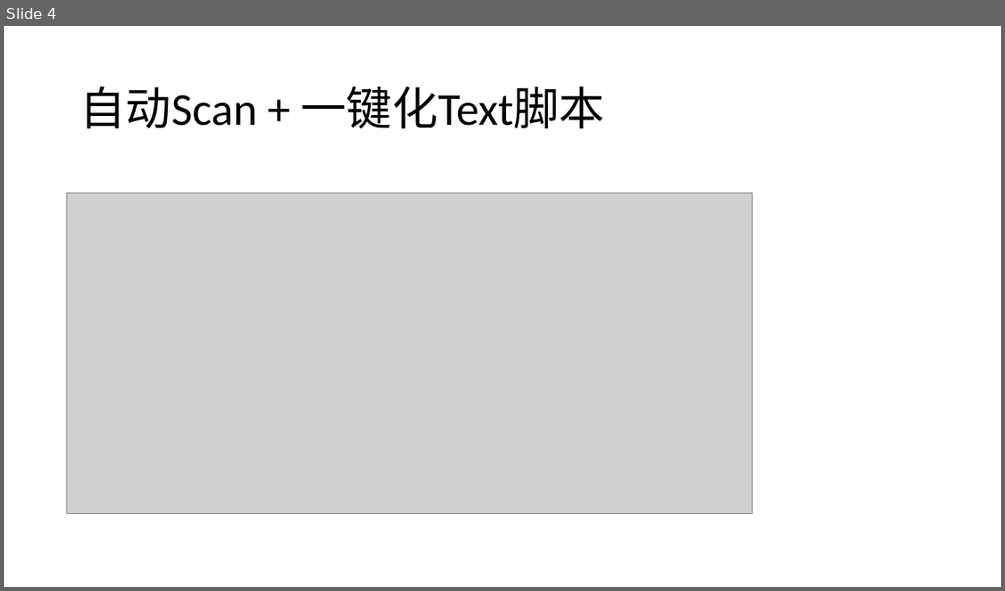
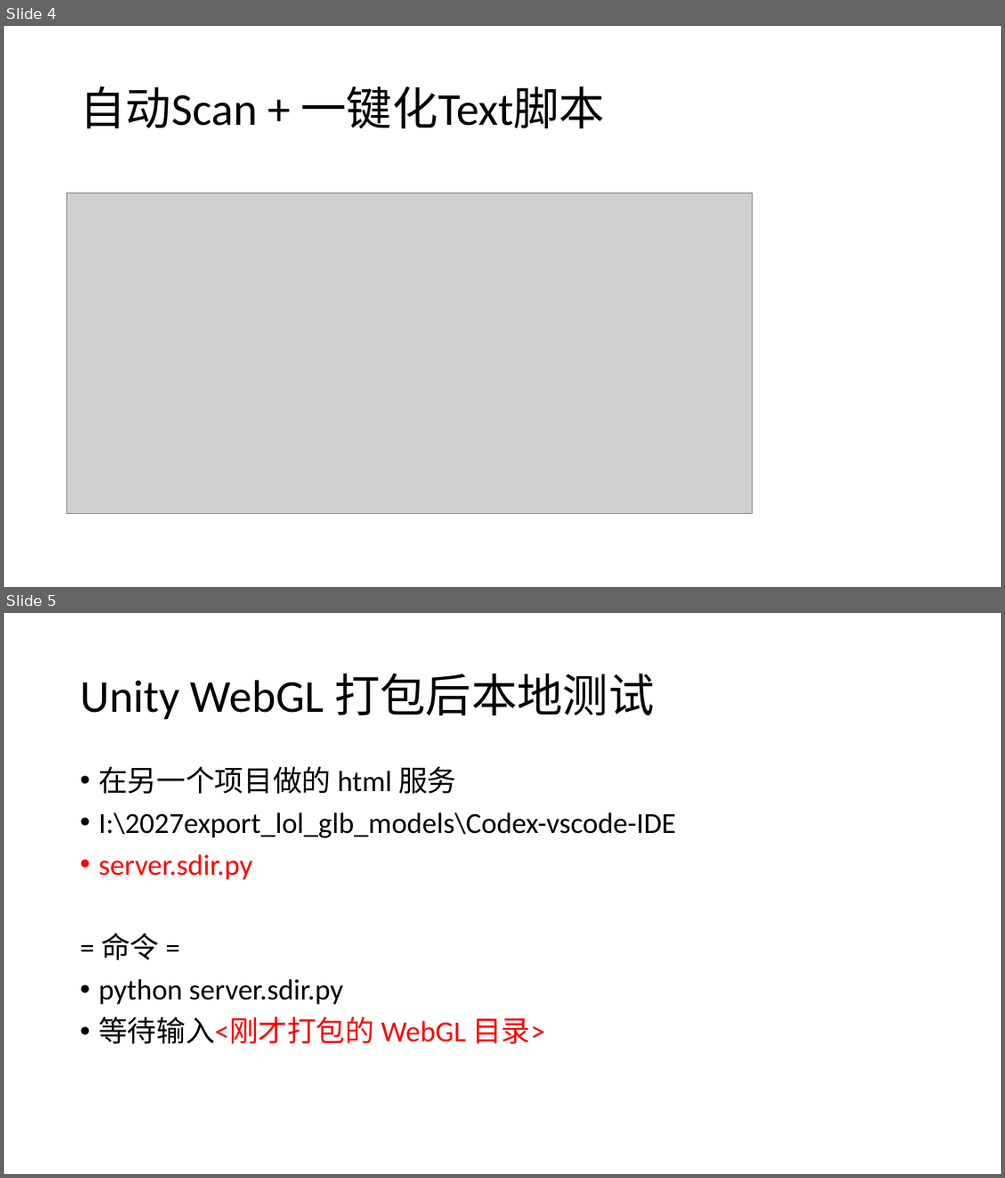
Before and after one commit to avi6111/UGameAdvancedMultiPlayer, a slide deck: Manual架构-自动Build管线说名.pptx. Shown one above the other, each under a label of ours: slide 4 before the commit, slides 4 and 5 after it. The pictures are 1005x591 and 1005x1178 pixels, drawn with LibreOffice and Linux fonts; fonts in the diff are those of the drawing; grey boxes stand for pictures. Boxes give left, top, right and bottom in pixels: in the first picture for what was removed or moved away, otherwise in the second. Text is boxed around its words. In the diff, an @@ line names an element or a change of style, - is before the commit and + after.

```diff
--- a/Manual架构-自动Build管线说名.pptx
+++ b/Manual架构-自动Build管线说名.pptx
@@ slide 5 added at (4,613,1001,1174), background #FFFFFF @@
@@ title added at (80,673,654,720), 44 pt, text #000000 @@
+Unity WebGL 打包后本地测试
@@ text added at (98,766,676,1044), 28 pt, text #000000 @@
+• 在另一个项目做的 html 服务
+• I:\2027export_lol_glb_models\Codex-vscode-IDE
+• server.sdir.py
+= 命令 =
+• python server.sdir.py
+• 等待输入<刚才打包的 WebGL 目录>
```
Also in this commit, not shown: 28 other files.
